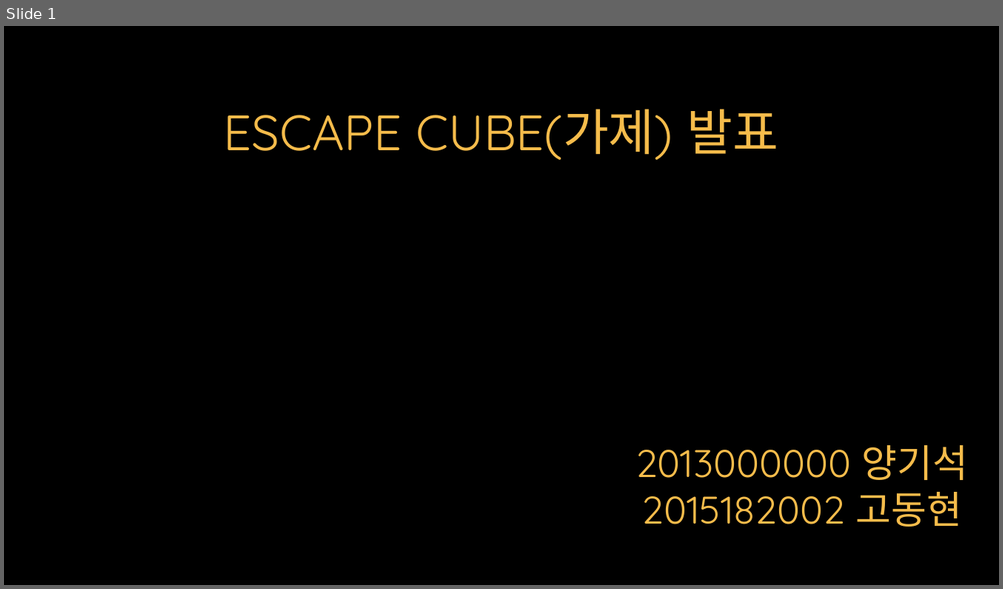
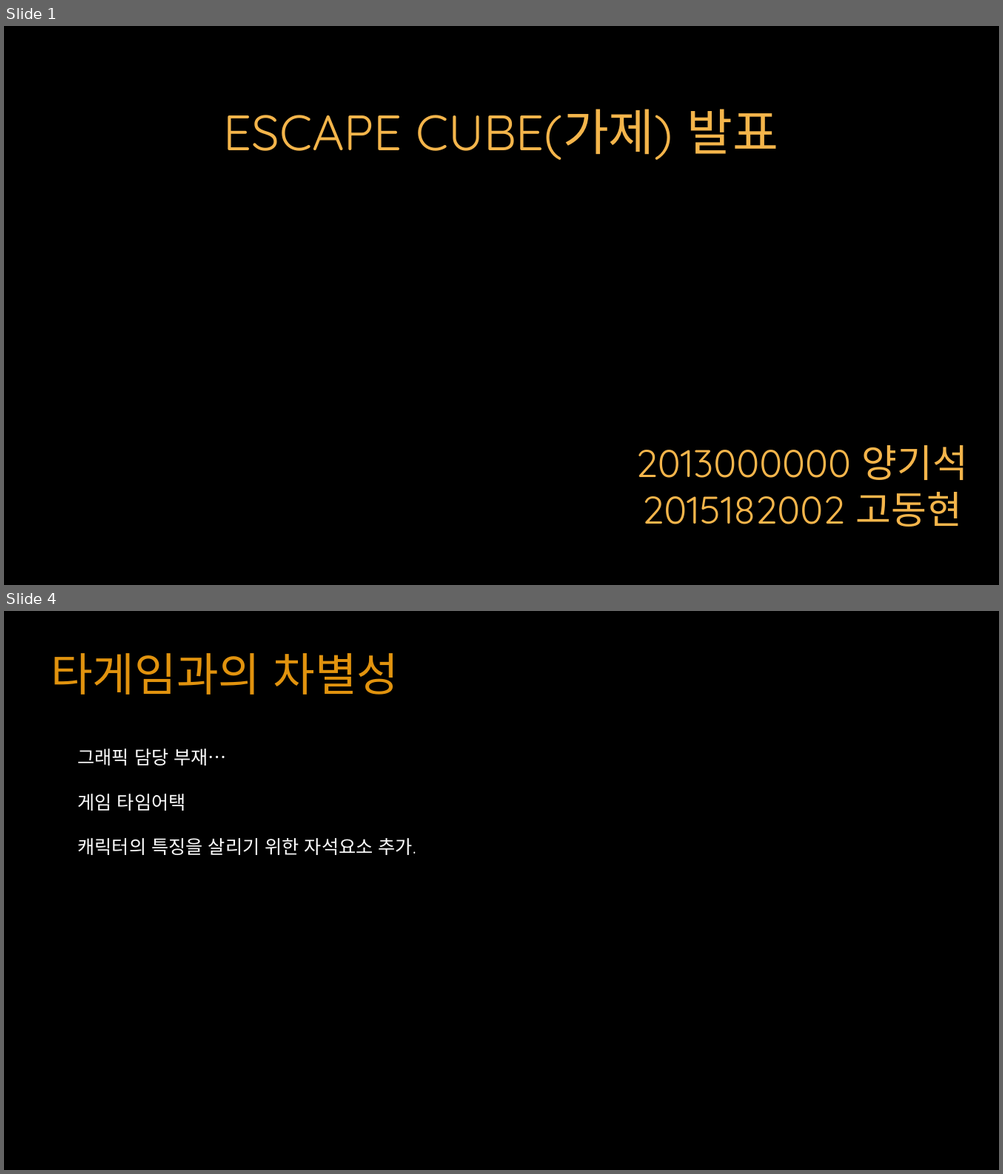
Before and after one commit to YKTeam/Room503, a slide deck: Document/Escape Cube(가제) ppt.pptx. Shown one above the other, each under a label of ours: slide 1 before the commit, slides 1 and 4 after it; the slides between them are not shown. The pictures are 1003x589 and 1003x1174 pixels, drawn with LibreOffice and Linux fonts; fonts in the diff are those of the drawing. Boxes give left, top, right and bottom in pixels: in the first picture for what was removed or moved away, otherwise in the second. Text is boxed around its words. In the diff, an @@ line names an element or a change of style, - is before the commit and + after.

Commit message:
졸업작품ppt
ppt 큰 틀 제작.
세부내용 추가.

```diff
--- a/Document/Escape Cube(가제) ppt.pptx
+++ b/Document/Escape Cube(가제) ppt.pptx
@@ slide 4 added at (x1=4, y1=611, x2=999, y2=1170), background #000000 @@
@@ text added at (x1=51, y1=653, x2=399, y2=695), 44 pt, text #E1930E @@
+타게임과의 차별성
@@ text added at (x1=77, y1=749, x2=416, y2=855), 18 pt, text #FFFFFF @@
+그래픽 담당 부재…
+게임 타임어택
+캐릭터의 특징을 살리기 위한 자석요소 추가.
```
Also in this commit, not shown: 1 other slide changed, 10 other slides added, 2 slides removed.
